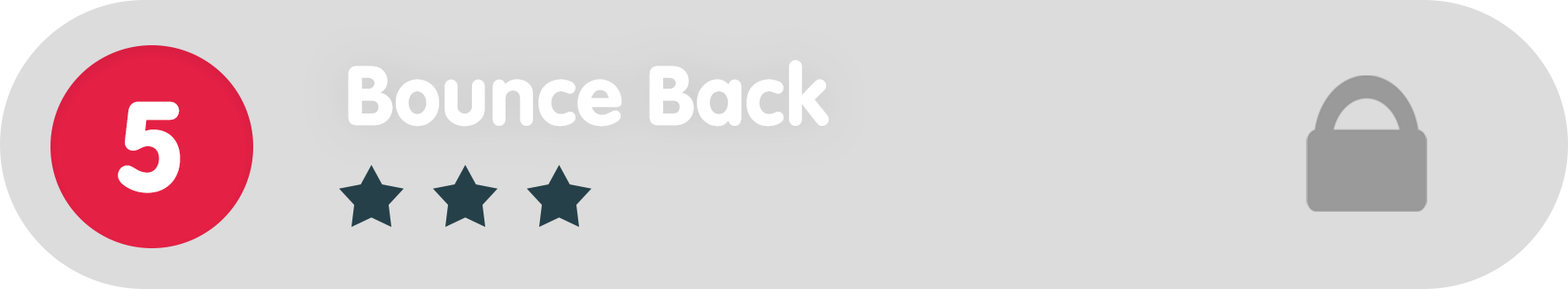
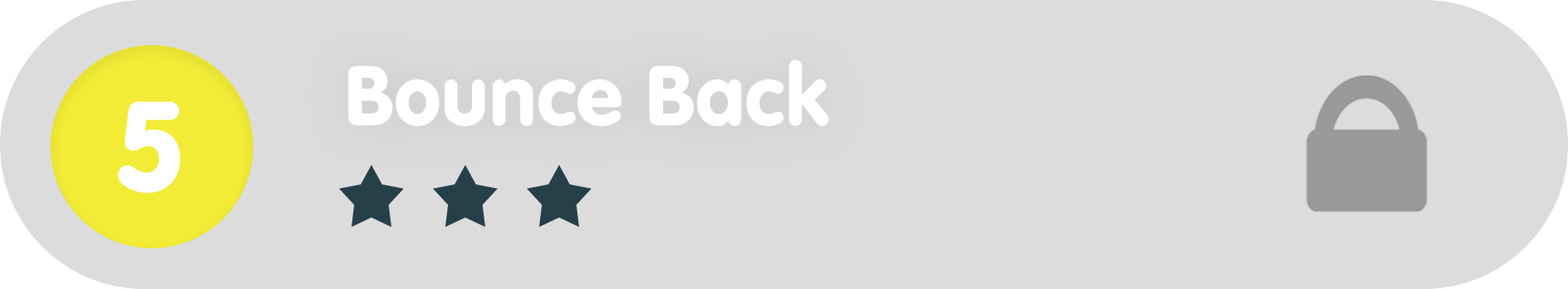
Before/after of a w=1568, h=289 layered artwork. What changed in the layer stack:
painted on "Ellipse_green" over left=50, top=45, right=254, bottom=248
